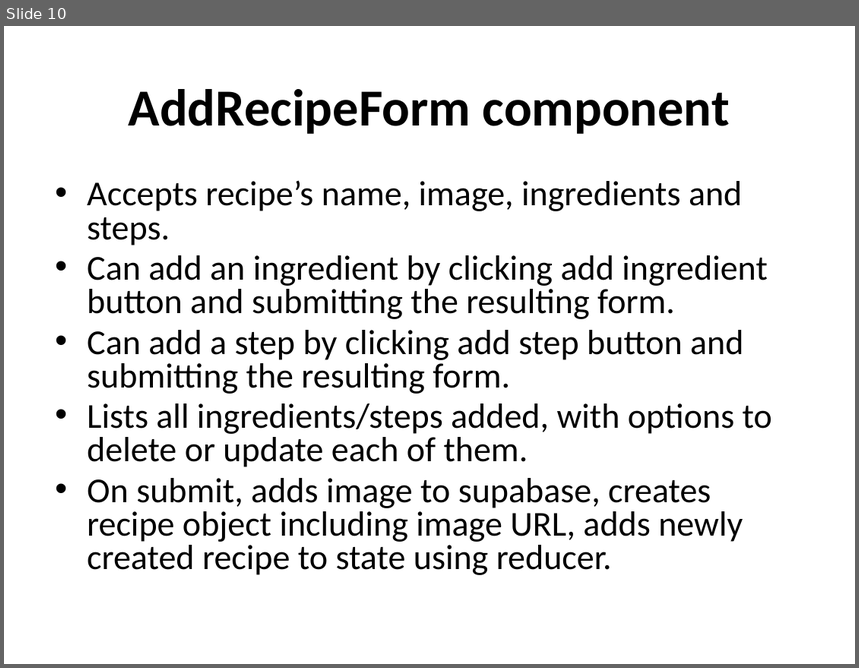
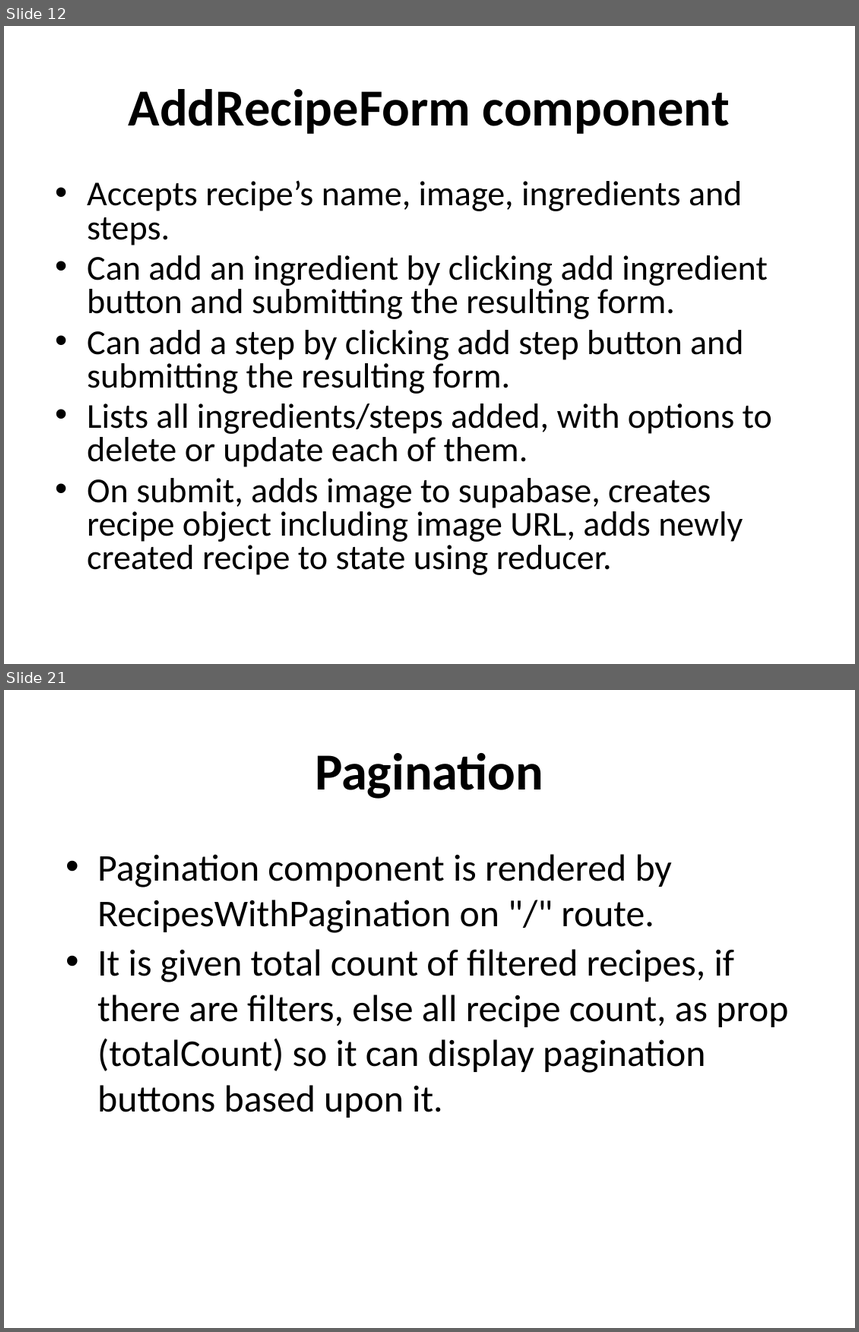
Before and after one commit to RamandeepChamba/recipe-book, a slide deck: readme.pptx. Shown one above the other, each under a label of ours: slide 10 before the commit, slides 12 and 21 after it; the slides between them are not shown. The pictures are 859x668 and 859x1332 pixels, drawn with LibreOffice and Linux fonts; fonts in the diff are those of the drawing. Boxes give left, top, right and bottom in pixels: in the first picture for what was removed or moved away, otherwise in the second. Text is boxed around its words. In the diff, an @@ line names an element or a change of style, - is before the commit and + after.

```diff
--- a/readme.pptx
+++ b/readme.pptx
@@ slide 21 added at (4, 690, 855, 1328), background #FFFFFF @@
@@ title added at (315, 753, 544, 799), 44 pt, text #000000, bold @@
+Pagination
@@ text added at (97, 854, 788, 1118), 32 pt, text #000000 @@
+• Pagination component is rendered by RecipesWithPagination on "/" route.
+• It is given total count of filtered recipes, if there are filters, else all recipe count, as prop (totalCount) so it can display pagination buttons based upon it.
@@ what was slide 10 is now slide 12 @@
```
Also in this commit, not shown: 3 slides changed, 9 other slides added.
